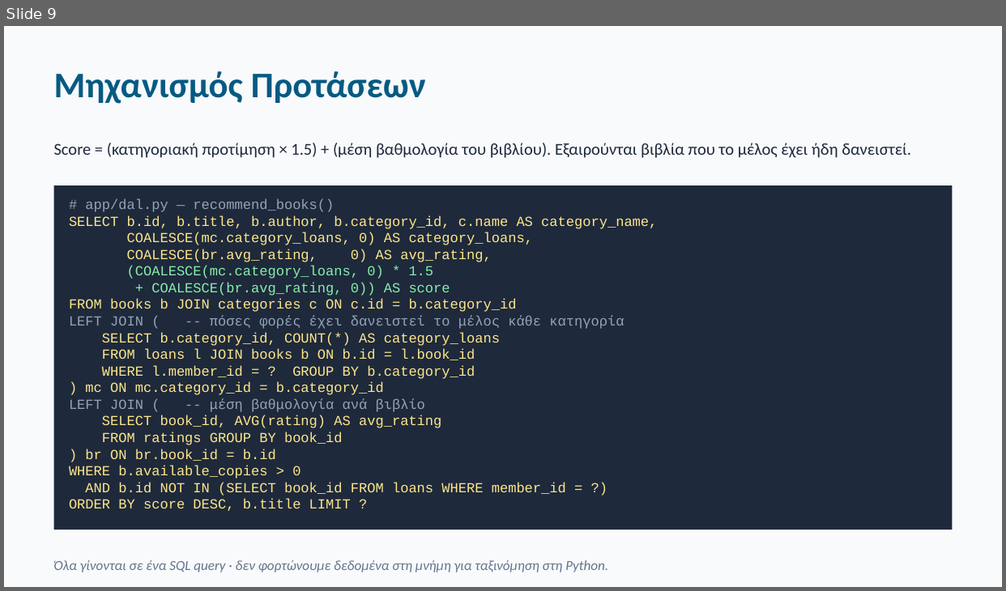
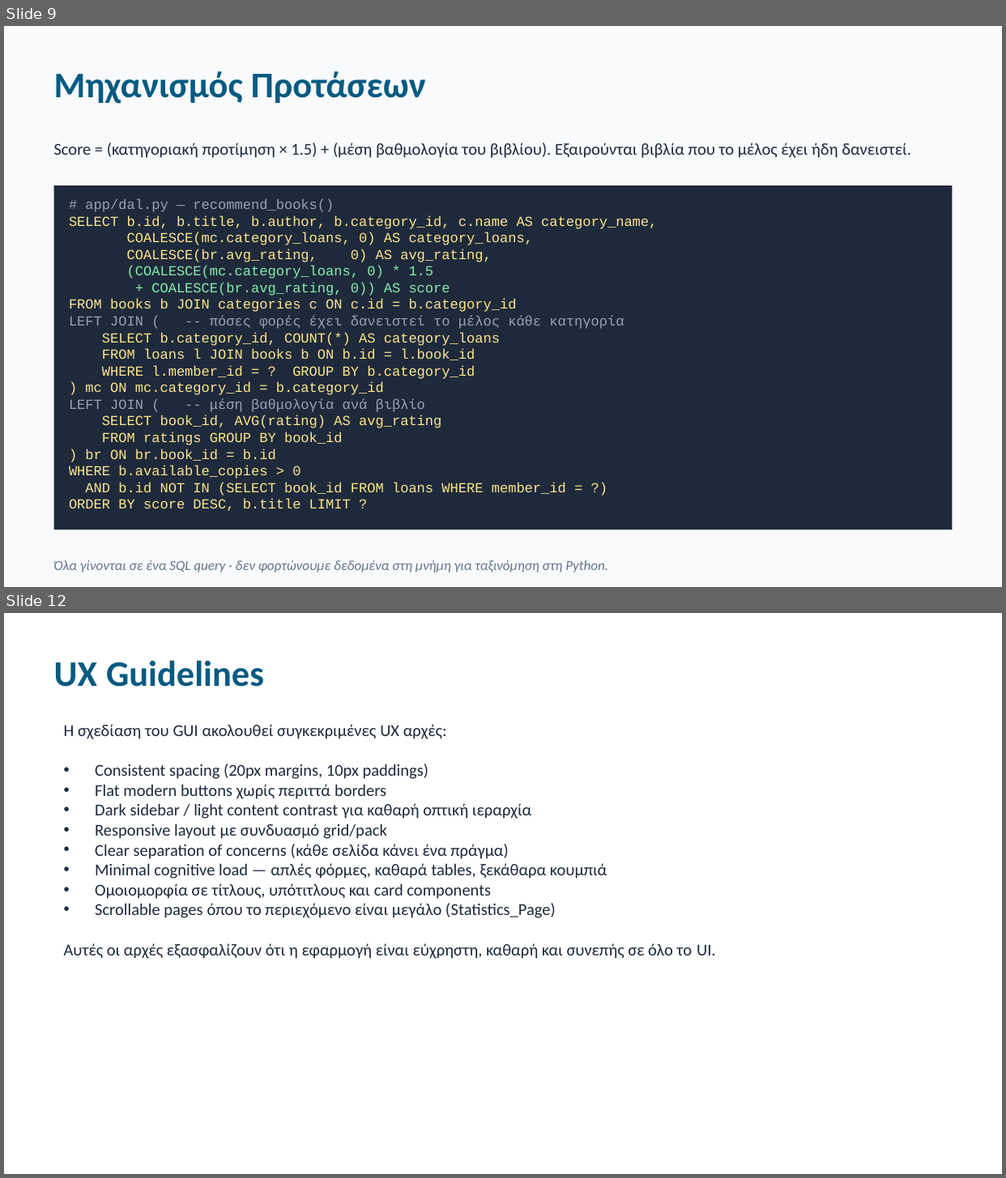
Before and after one commit to JohnNtirintis/EAP-Python-SQLLite-Demo, a slide deck: presentation/presentation.pptx. Shown one above the other, each under a label of ours: slide 9 before the commit, slides 9 and 12 after it; the slides between them are not shown. The pictures are 1006x591 and 1006x1178 pixels, drawn with LibreOffice and Linux fonts; fonts in the diff are those of the drawing. Boxes give left, top, right and bottom in pixels: in the first picture for what was removed or moved away, otherwise in the second. Text is boxed around its words. In the diff, an @@ line names an element or a change of style, - is before the commit and + after.

```diff
--- a/presentation/presentation.pptx
+++ b/presentation/presentation.pptx
@@ slide 12 added at bbox=[4, 613, 1002, 1174], background #FFFFFF @@
@@ text added at bbox=[54, 660, 264, 687], 26 pt, text #065A82, bold @@
+UX Guidelines
@@ text added at bbox=[64, 724, 715, 959], 12 pt, text #1E293B @@
+Η σχεδίαση του GUI ακολουθεί συγκεκριμένες UX αρχές:
+• Consistent spacing (20px margins, 10px paddings)
+• Flat modern buttons χωρίς περιττά borders
+• Dark sidebar / light content contrast για καθαρή οπτική ιεραρχία
+• Responsive layout με συνδυασμό grid/pack
+• Clear separation of concerns (κάθε σελίδα κάνει ένα πράγμα)
+• Minimal cognitive load — απλές φόρμες, καθαρά tables, ξεκάθαρα κουμπιά
+• Ομοιομορφία σε τίτλους, υπότιτλους και card components
+• Scrollable pages όπου το περιεχόμενο είναι μεγάλο (Statistics_Page)
+Αυτές οι αρχές εξασφαλίζουν ότι η εφαρμογή είναι εύχρηστη, καθαρή και συνεπής σε όλο το UI.
```
Also in this commit, not shown: 2 other slides added.
